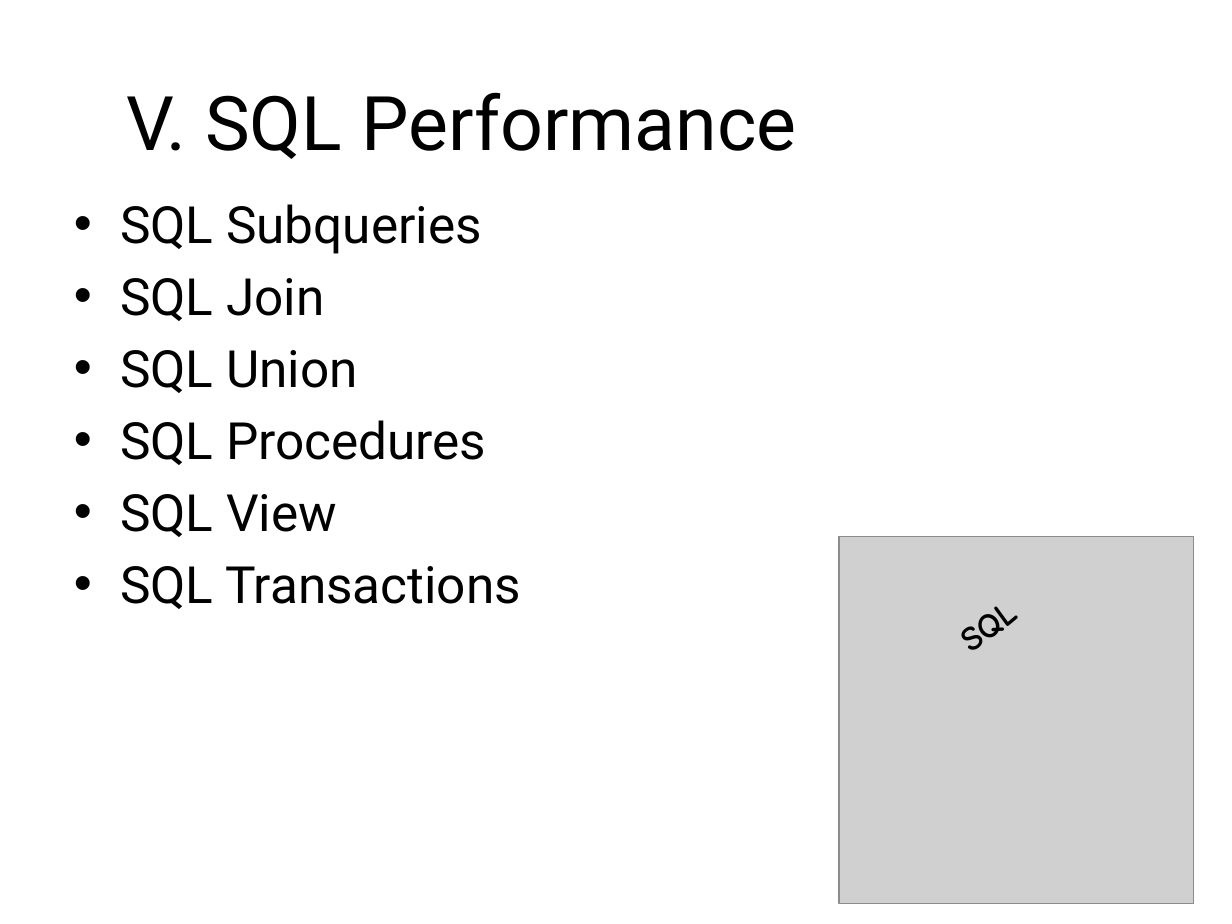
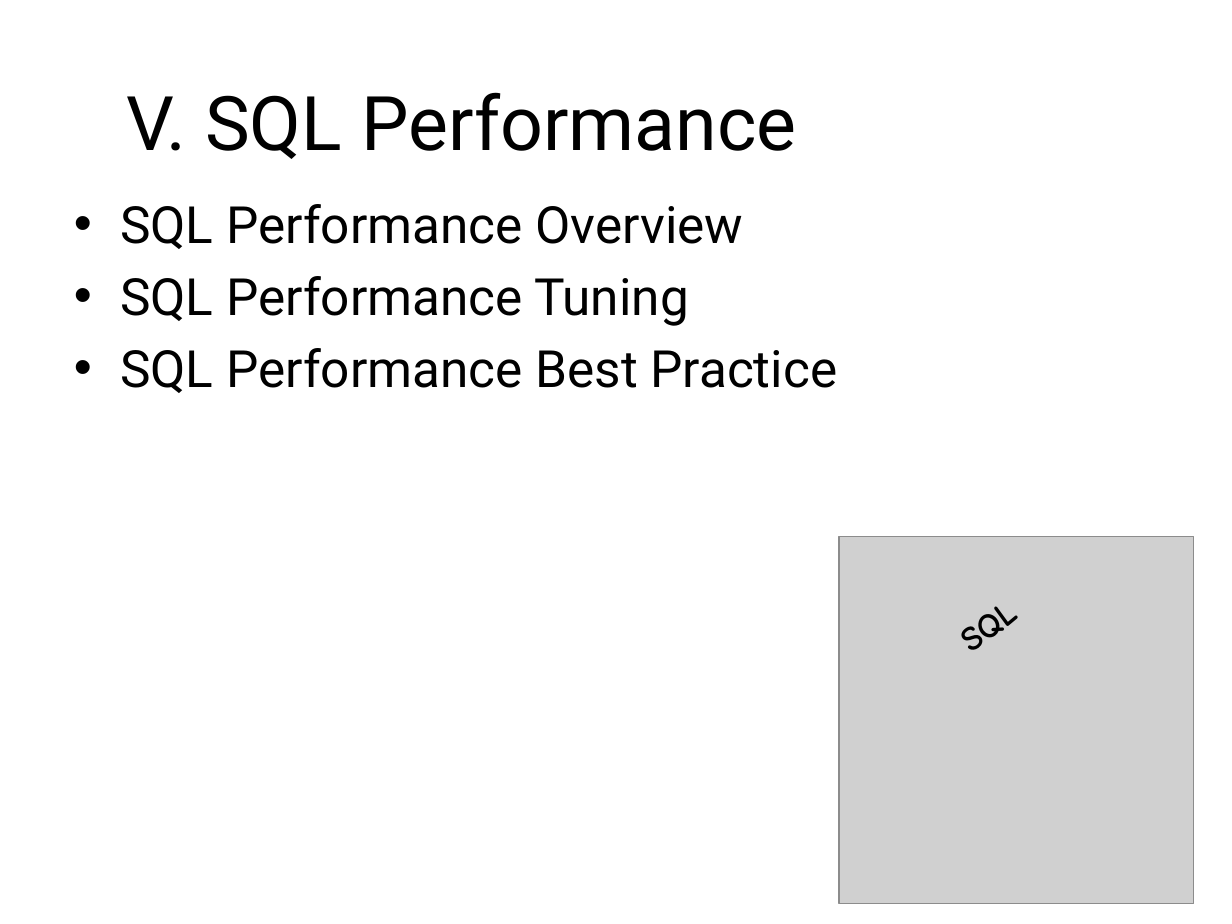
Before and after one commit to sonvq/sqltraining, a slide deck: slide 11 of QS_Training_SQL_Overview.pptx. Drawn at 1232x924 pixels with LibreOffice and Linux fonts; fonts in the diff are those of the drawing; grey boxes stand for pictures; background and template pictures are left out. Boxes give left, top, right and bottom in pixels: in the first picture for what was removed or moved away, otherwise in the second. Text is boxed around its words. In the diff, an @@ line names an element or a change of style, - is before the commit and + after.

```diff
--- a/QS_Training_SQL_Overview.pptx
+++ b/QS_Training_SQL_Overview.pptx
@@ text at [120, 204, 838, 393]: text changed @@
-• SQL Subqueries
-• SQL Join
-• SQL Union
-• SQL Procedures
-• SQL View
-• SQL Transactions
+• SQL Performance Overview
+• SQL Performance Tuning
+• SQL Performance Best Practice
```
Also in this commit, not shown: 4 other slides changed.
